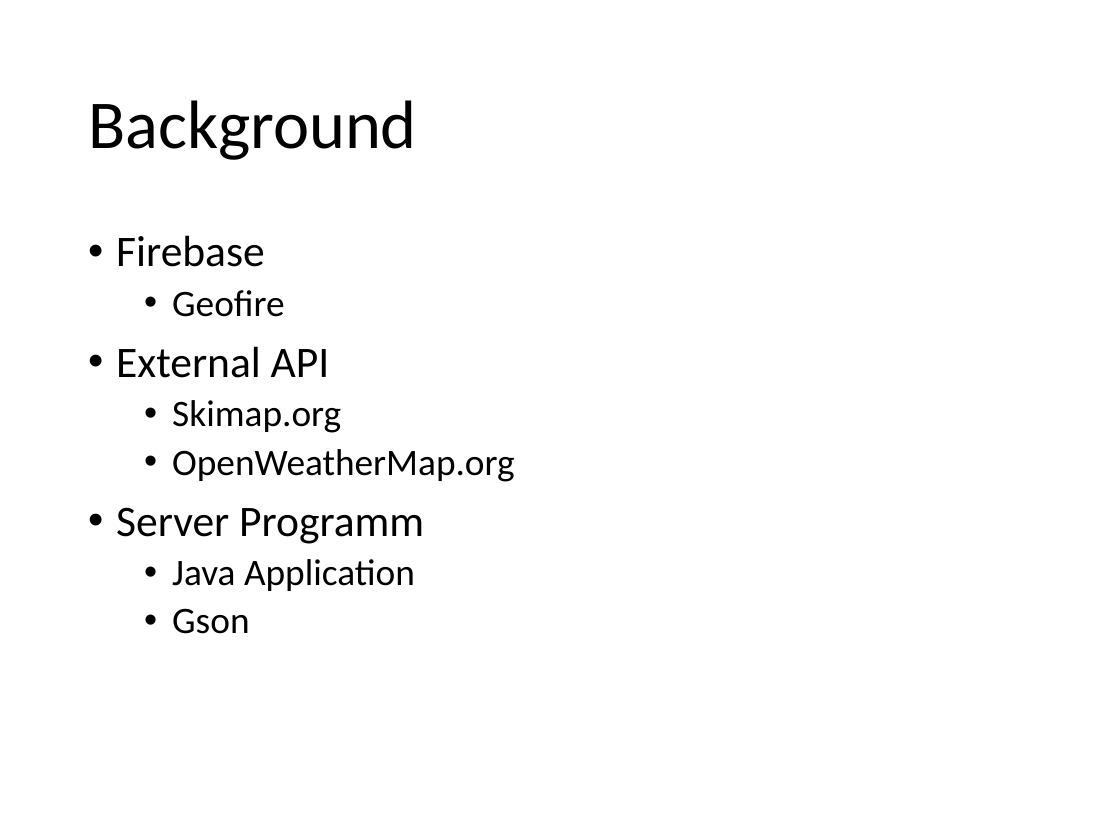
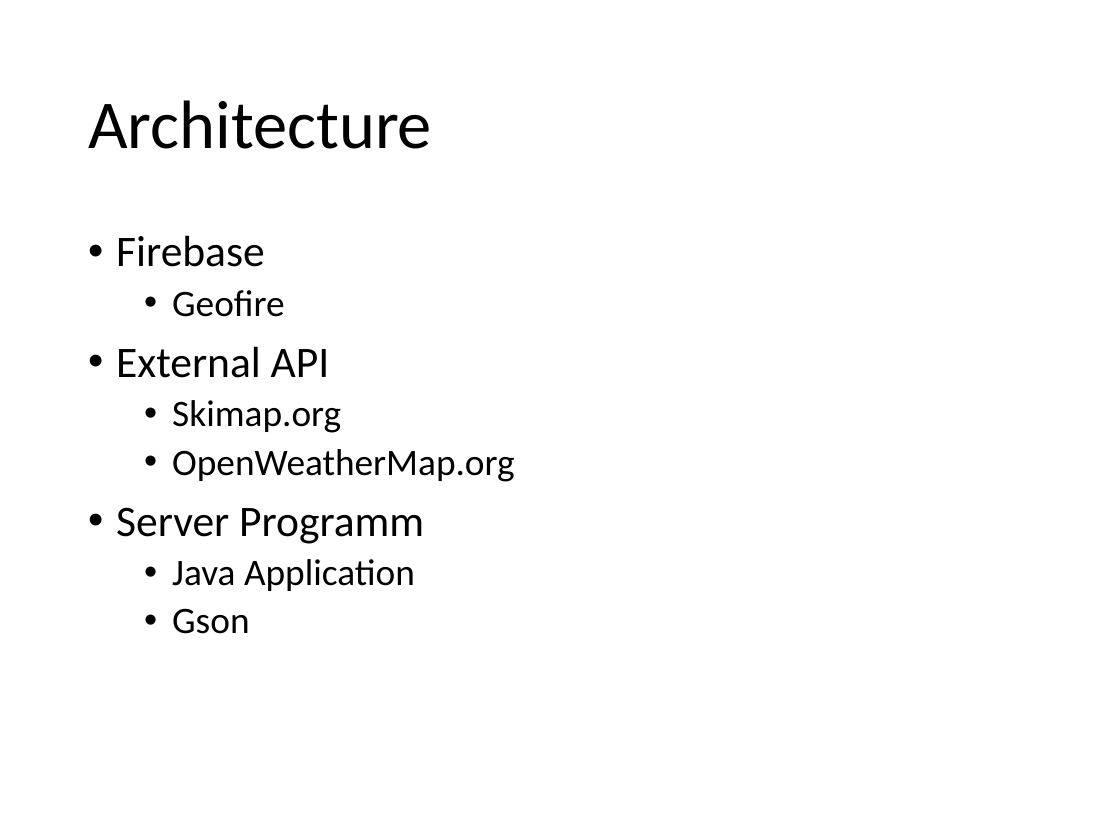
Before and after one commit to MSE-MobOP/Ski-Compass, a slide deck: slide 7 of Documents/Presentation/Presentation.pptx (slide 5 before the commit). Drawn at 1120x840 pixels with LibreOffice and Linux fonts; fonts in the diff are those of the drawing. Boxes give left, top, right and bottom in pixels: in the first picture for what was removed or moved away, otherwise in the second. Text is boxed around its words. In the diff, an @@ line names an element or a change of style, - is before the commit and + after.

```diff
--- a/Documents/Presentation/Presentation.pptx
+++ b/Documents/Presentation/Presentation.pptx
@@ title at (x1=88, y1=100, x2=432, y2=149): text changed @@
-Background
+Architecture
```
Also in this commit, not shown: 2 other slides changed, 4 slides added, 5 slides removed.
